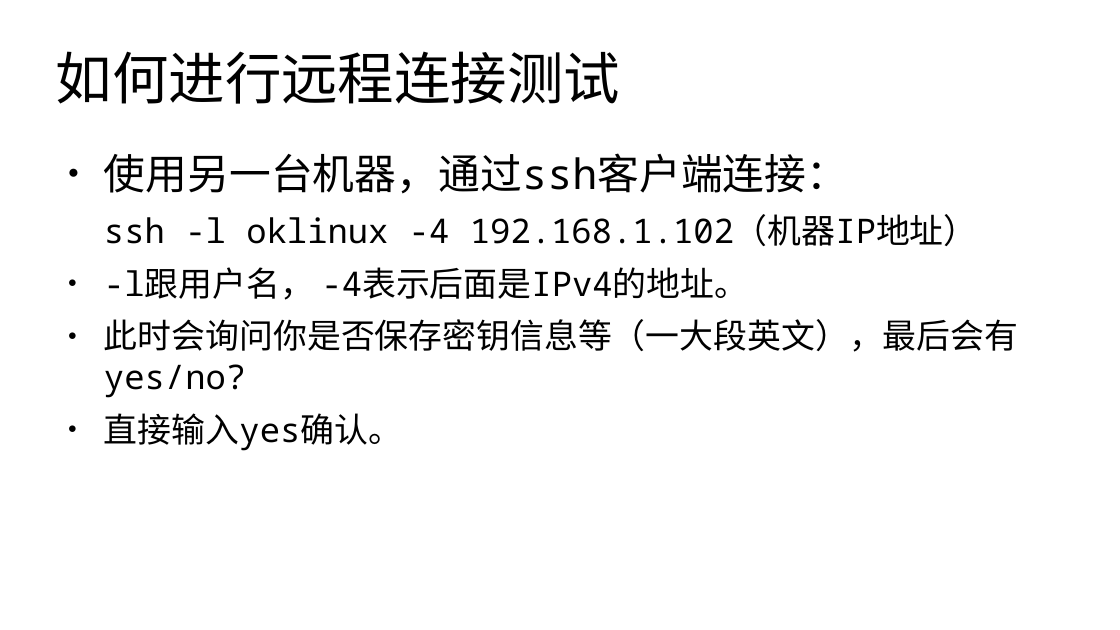
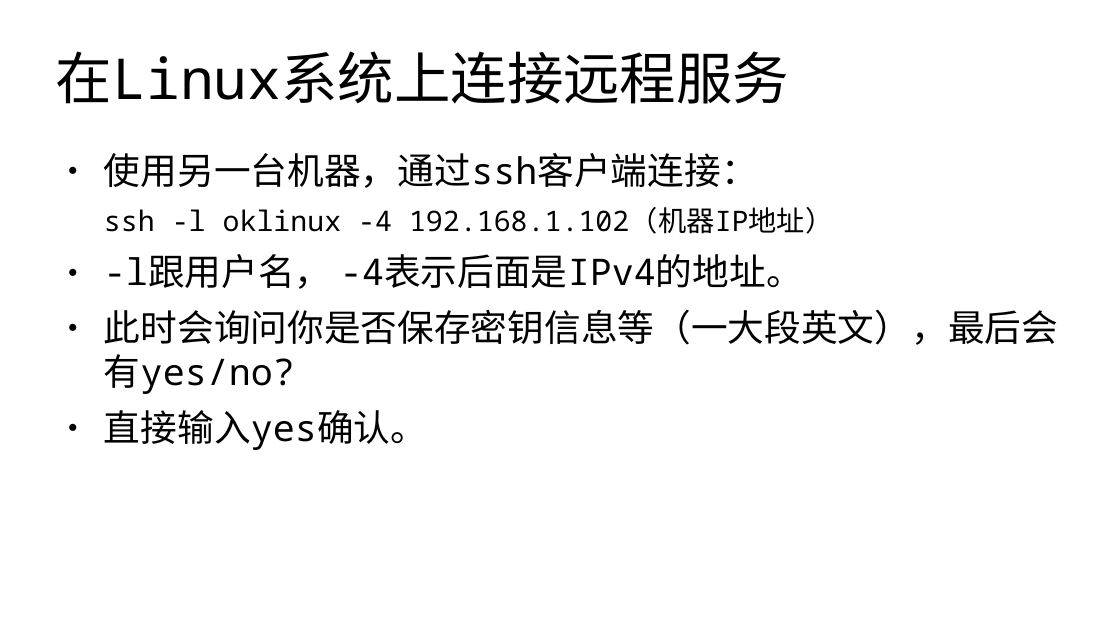
Before and after one commit to master-genius/linux-system, a slide deck: slide 18 of materials/slides/ch09-network.odp (slide 7 before the commit). Drawn at 1120x630 pixels with LibreOffice and Linux fonts; fonts in the diff are those of the drawing. Boxes give left, top, right and bottom in pixels: in the first picture for what was removed or moved away, otherwise in the second. Text is boxed around its words. In the diff, an @@ line names an element or a change of style, - is before the commit and + after.

```diff
--- a/materials/slides/ch09-network.odp
+++ b/materials/slides/ch09-network.odp
@@ title at (56, 51, 789, 104): text changed @@
-如何进行远程连接测试
+在Linux系统上连接远程服务
@@ text "使用另一台机器，通过ssh客户端连接：" at (104, 153, 1058, 450): size 29.6 to 26 pt in "使用另一台机器，通过ssh客户端连接："; size 24.1 to 20 pt in "ssh -l oklinux -4 192.168.1.102（机器IP地址）"; size 24.1 to 26 pt in "-l跟用户名， -4表示后面是IPv4的地址。", "此时会询问你是否保存密钥信息等（一大段英文），最后会有yes/no?", "直接输入yes确认。" @@
```
Also in this commit, not shown: 5 other slides changed, 16 slides added, 3 slides removed, 1 other file.
